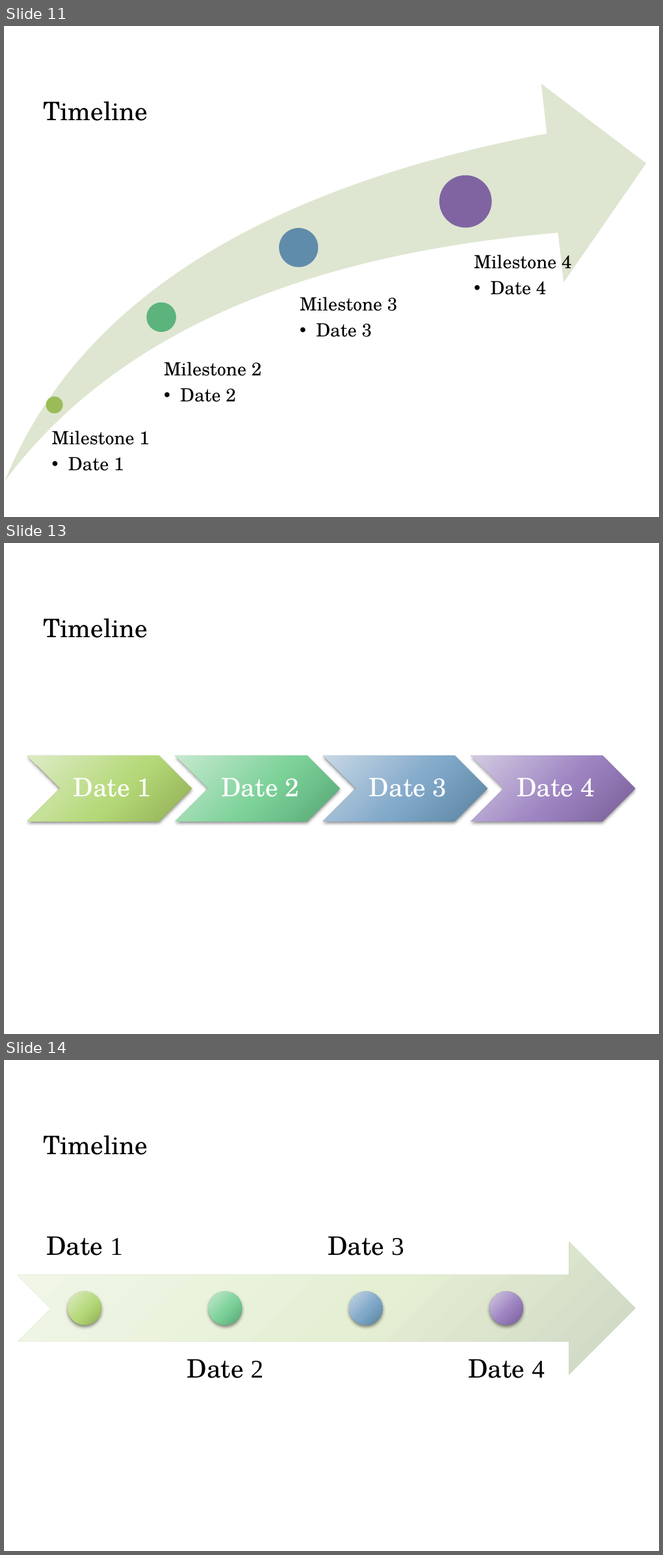
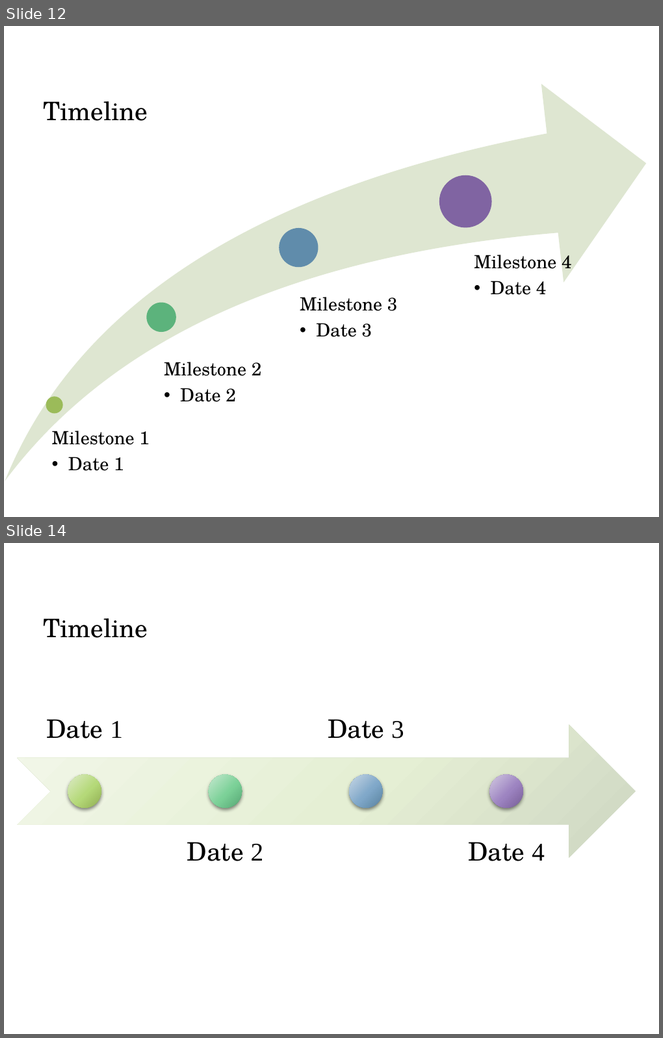
Before and after one commit to OpenResearchInstitute/documents, a slide deck: Papers_and_Presentations/PARC_4on4.pptx. Shown one above the other, each under a label of ours: slides 11, 13 and 14 before the commit, slides 12 and 14 after it; the slides between them are not shown. The pictures are 663x1555 and 663x1038 pixels, drawn with LibreOffice and Linux fonts; fonts in the diff are those of the drawing; background and template pictures are left out. Boxes give left, top, right and bottom in pixels: in the first picture for what was removed or moved away, otherwise in the second. Text is boxed around its words. In the diff, an @@ line names an element or a change of style, - is before the commit and + after.

```diff
--- a/Papers_and_Presentations/PARC_4on4.pptx
+++ b/Papers_and_Presentations/PARC_4on4.pptx
@@ slide 13 removed at (x1=4, y1=543, x2=659, y2=1034), background #FFFFFF @@
@@ title removed at (x1=43, y1=618, x2=148, y2=638) @@
-Timeline
@@ group removed at (x1=27, y1=756, x2=636, y2=821): 4 chevrons, 4 texts @@
-Date 1
-Date 2
-Date 3
-Date 4
@@ what was slide 11 is now slide 12 @@
```
Also in this commit, not shown: 1 slide added.
